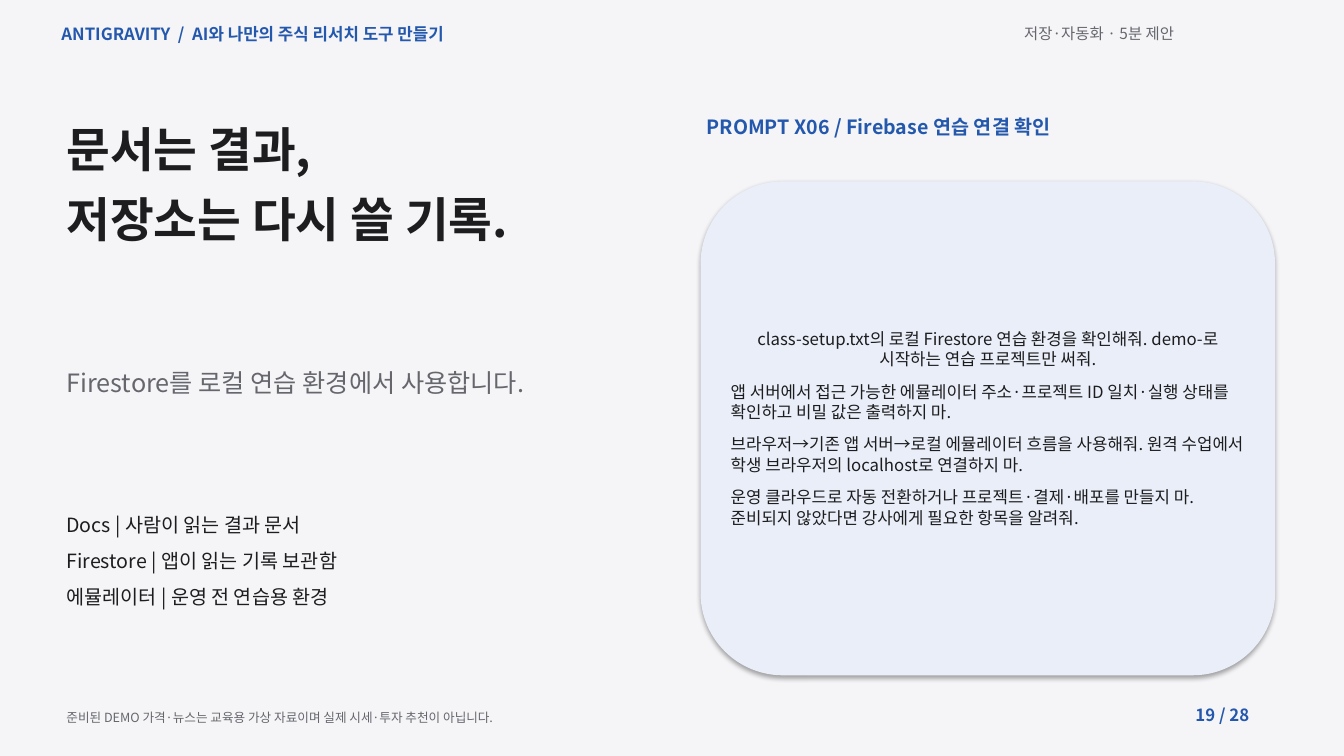
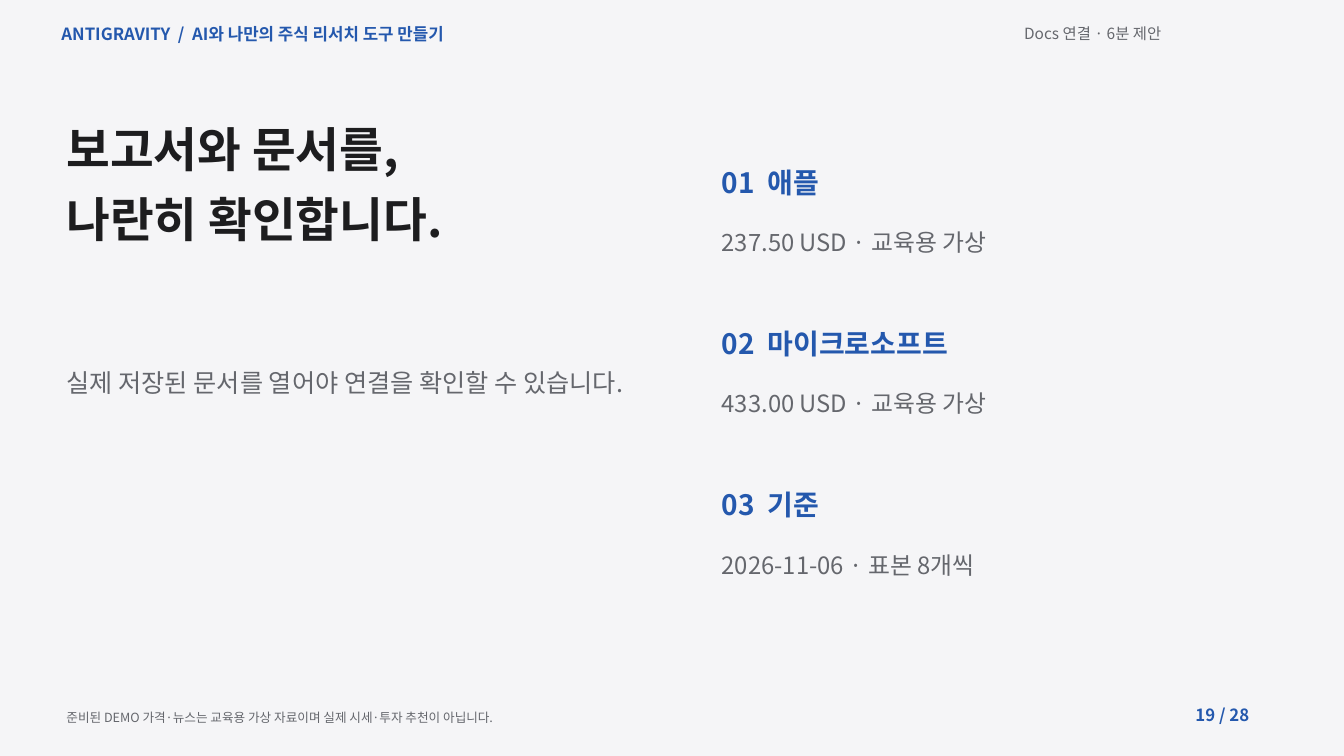
Before and after one commit to elect94/reportsol, a slide deck: slide 19 of materials/lecture.pptx. Drawn at 1344x756 pixels with LibreOffice and Linux fonts; fonts in the diff are those of the drawing. Boxes give left, top, right and bottom in pixels: in the first picture for what was removed or moved away, otherwise in the second. Text is boxed around its words. In the diff, an @@ line names an element or a change of style, - is before the commit and + after.

```diff
--- a/materials/lecture.pptx
+++ b/materials/lecture.pptx
@@ text at [1024, 26, 1161, 40]: text changed @@
-저장·자동화 · 5분 제안
+Docs 연결 · 6분 제안
@@ text removed at [707, 117, 1051, 136] @@
-PROMPT X06 / Firebase 연습 연결 확인
@@ text at [66, 127, 442, 242]: text changed @@
-문서는 결과,
-저장소는 다시 쓸 기록.
+보고서와 문서를,
+나란히 확인합니다.
@@ text added at [722, 169, 820, 196], 20 pt, text #2458AD, bold @@
+01 애플
@@ rounded rectangle removed at [701, 181, 1275, 676] @@
-class-setup.txt의 로컬 Firestore 연습 환경을 확인해줘. demo-로 시작하는 연습 프로젝트만 써줘.
-앱 서버에서 접근 가능한 에뮬레이터 주소·프로젝트 ID 일치·실행 상태를 확인하고 비밀 값은 출력하지 마.
-브라우저→기존 앱 서버→로컬 에뮬레이터 흐름을 사용해줘. 원격 수업에서 학생 브라우저의 localhost로 연결하지 마.
-운영 클라우드로 자동 전환하거나 프로젝트·결제·배포를 만들지 마. 준비되지 않았다면 강사에게 필요한 항목을 알려줘.
@@ text added at [722, 231, 987, 253], 17 pt, text #65676D @@
+237.50 USD · 교육용 가상
@@ text added at [722, 330, 949, 357], 20 pt, text #2458AD, bold @@
+02 마이크로소프트
@@ text at [66, 371, 623, 394]: text changed @@
-Firestore를 로컬 연습 환경에서 사용합니다.
+실제 저장된 문서를 열어야 연결을 확인할 수 있습니다.
@@ text added at [722, 392, 987, 414], 17 pt, text #65676D @@
+433.00 USD · 교육용 가상
@@ text added at [722, 491, 820, 518], 20 pt, text #2458AD, bold @@
+03 기준
@@ text removed at [66, 515, 337, 606] @@
-Docs | 사람이 읽는 결과 문서
-Firestore | 앱이 읽는 기록 보관함
-에뮬레이터 | 운영 전 연습용 환경
@@ text added at [722, 554, 974, 576], 17 pt, text #65676D @@
+2026-11-06 · 표본 8개씩
```
Also in this commit, not shown: 21 other slides changed, 1 slide added, 1 slide removed, 24 other files.
